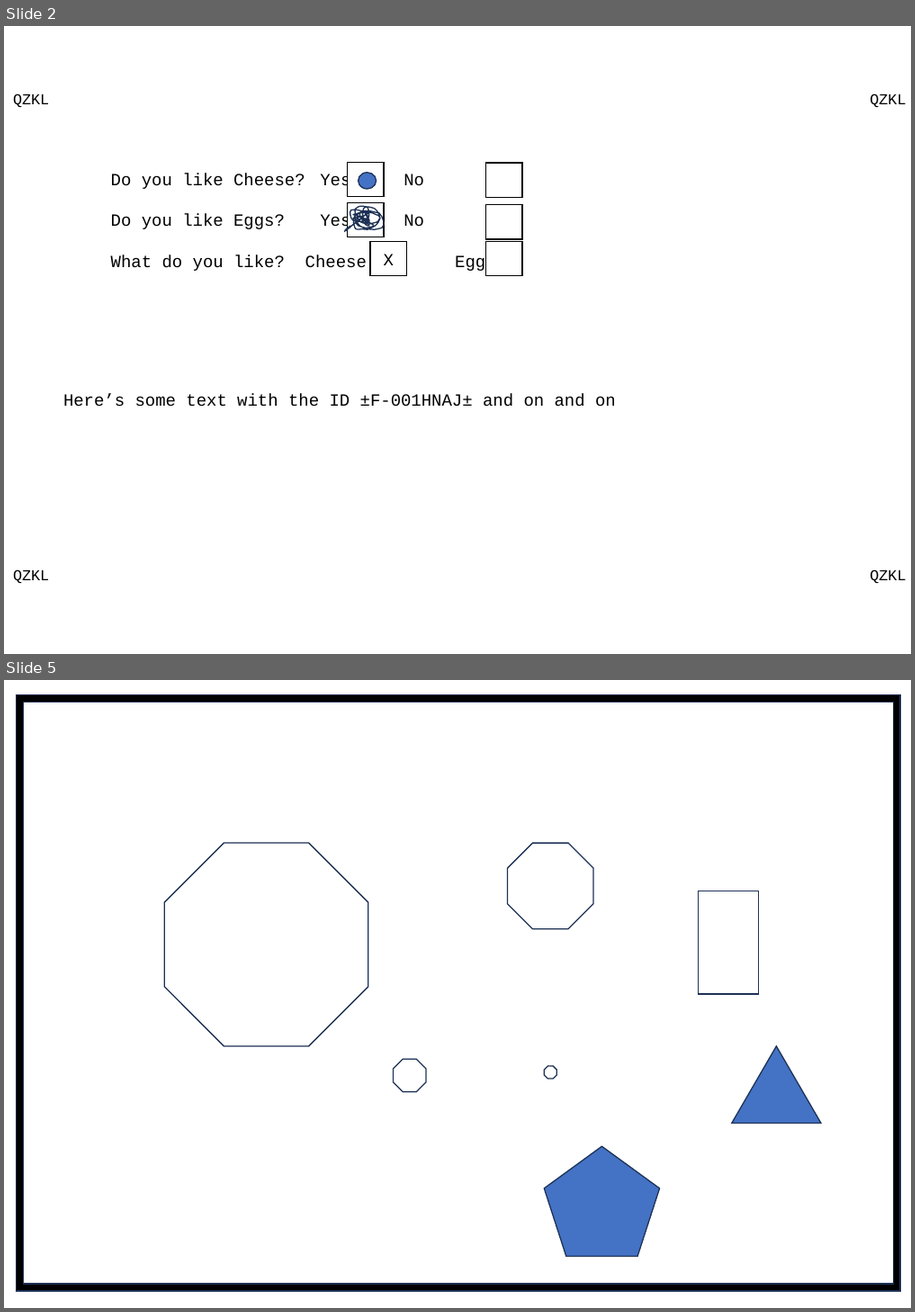
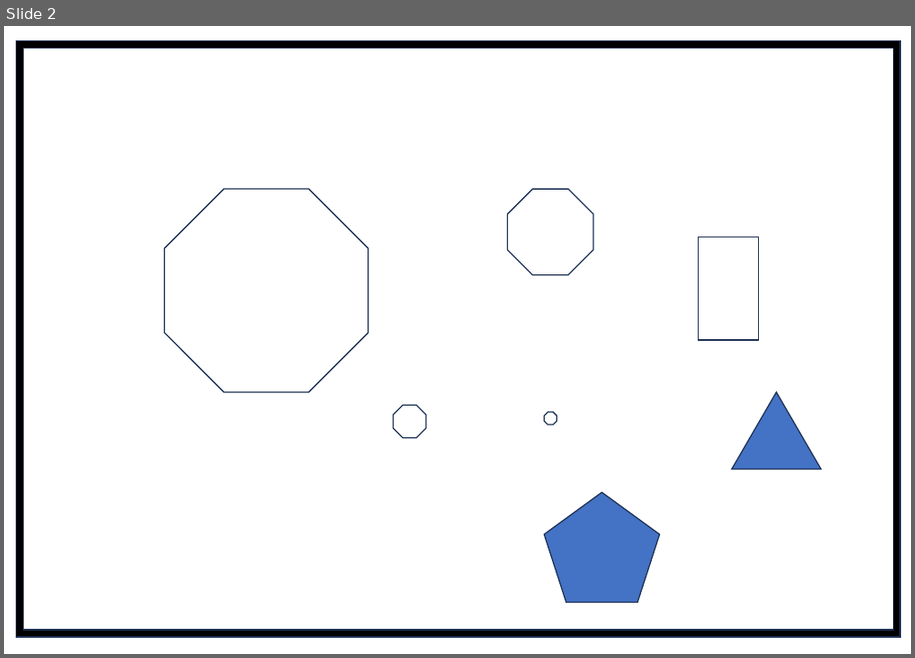
Before and after one commit to chrissyhroberts/OCMR_Forms, a slide deck: design_files.pptx. Shown one above the other, each under a label of ours: slides 2 and 5 before the commit, slide 2 after it; the slides between them are not shown. The pictures are 915x1312 and 915x658 pixels, drawn with LibreOffice and Linux fonts; fonts in the diff are those of the drawing. Boxes give left, top, right and bottom in pixels: in the first picture for what was removed or moved away, otherwise in the second. Text is boxed around its words. In the diff, an @@ line names an element or a change of style, - is before the commit and + after.

```diff
--- a/design_files.pptx
+++ b/design_files.pptx
@@ slide 2 removed at bbox=[4, 26, 911, 654], background #FFFFFF @@
@@ text removed at bbox=[13, 94, 49, 107] @@
-QZKL
@@ text removed at bbox=[870, 94, 906, 107] @@
-QZKL
@@ text removed at bbox=[111, 174, 496, 273] @@
-Do you like Cheese? Yes No
-Do you like Eggs? Yes No
-What do you like? Cheese Eggs
@@ rectangle removed at bbox=[348, 163, 385, 197] @@
@@ ellipse removed at bbox=[359, 173, 376, 189] @@
@@ rectangle removed at bbox=[486, 163, 522, 197] @@
@@ freeform shape removed at bbox=[345, 206, 385, 231] @@
@@ rectangle removed at bbox=[348, 202, 385, 238] @@
@@ rectangle removed at bbox=[486, 205, 522, 239] @@
@@ rectangle removed at bbox=[370, 241, 407, 275] @@
-X
@@ rectangle removed at bbox=[486, 241, 522, 275] @@
@@ text removed at bbox=[63, 394, 616, 407] @@
-Here’s some text with the ID ±F-001HNAJ± and on and on
@@ text removed at bbox=[13, 570, 49, 583] @@
-QZKL
@@ text removed at bbox=[870, 570, 906, 583] @@
-QZKL
@@ what was slide 5 is now slide 2 @@
```
Also in this commit, not shown: 3 other slides removed, 14 other files.
